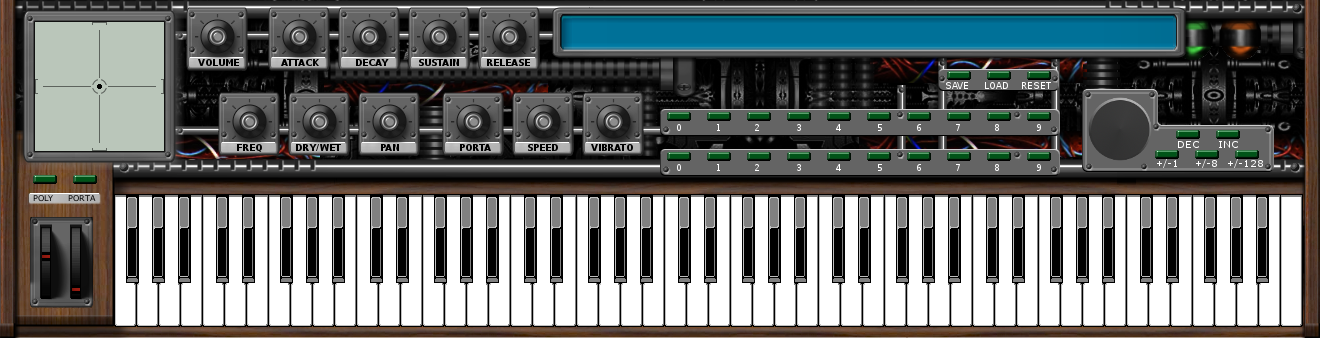
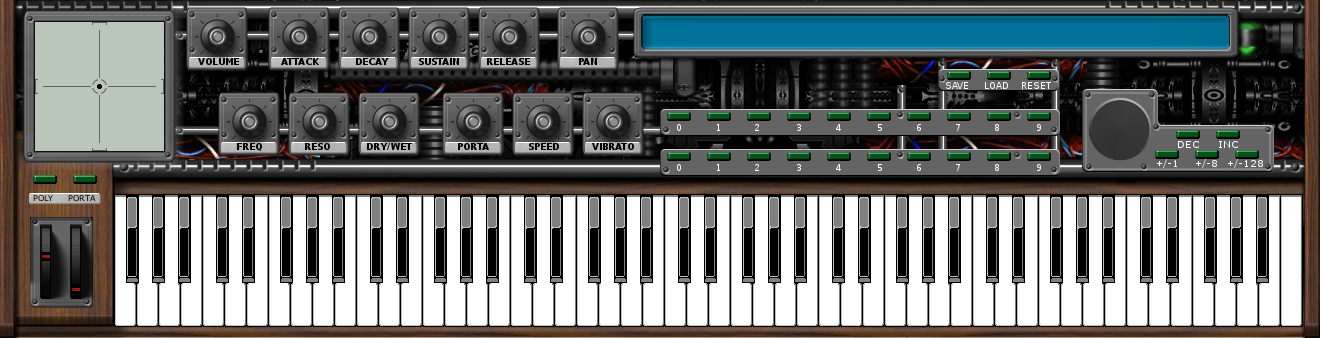
Revision of a layered (1320, 338) image; what changed, layer by layer:
renamed "FREQ DRY/WET ..." to "FREQ RESO ...", painted on it over left=237, top=143, right=634, bottom=152
painted on "VOLUME ATTACK ..." over left=198, top=58, right=597, bottom=66
moved "DISPLAY" above "RESONANCE PANEL", painted on it over left=551, top=6, right=1246, bottom=64
added layer "RESONANCE PANEL" above "LFO PANEL" over left=557, top=7, right=619, bottom=71
painted on "LAMPS" over left=1171, top=11, right=1267, bottom=60
